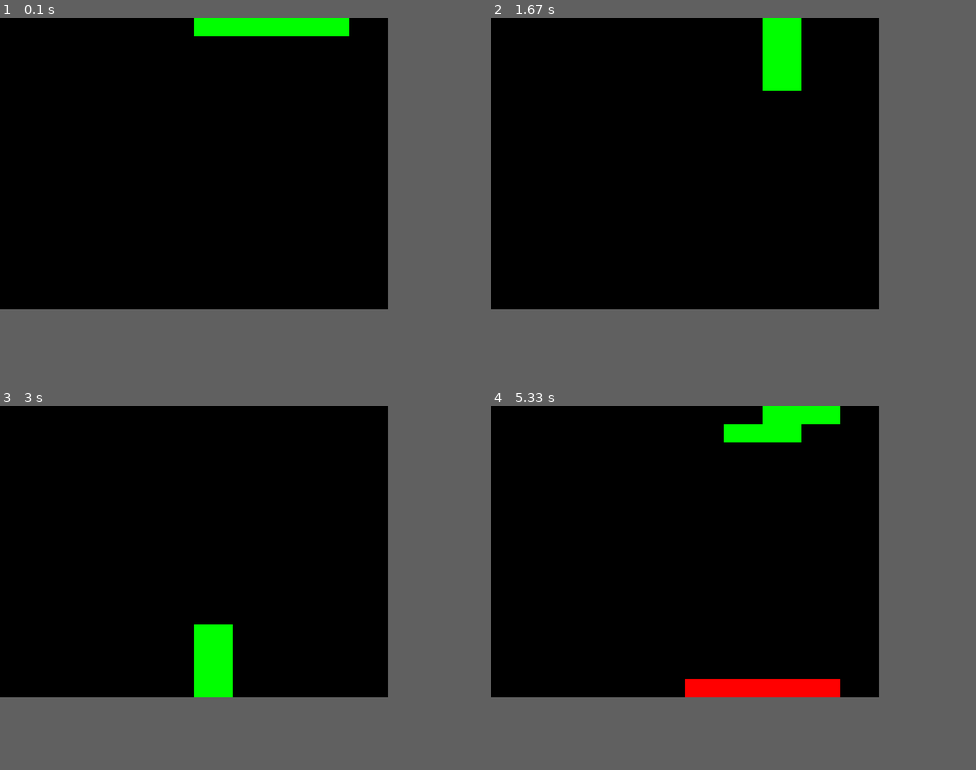
Above: before the commit, frames 1-4 (two rows, left to right).
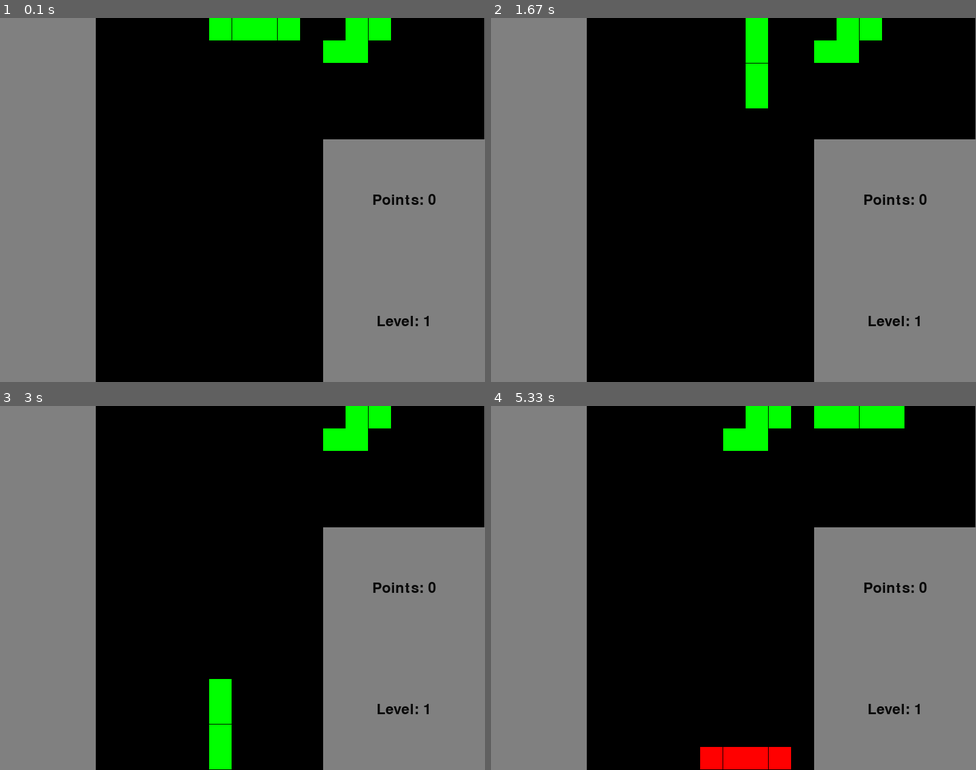
Above: after the commit, the same moments.

Repository: gaspa/pygame-tetris
Game: pygame game, started from main.py
The game is run twice, just before and just after one commit, with the same random seed, the same clock (stepped at 60 frames per second) and the same inputs.
Inputs:
- Up to frame 1 (0.1 s): no input
- Up to frame 2 (1.67 s): hold Right 0.33-0.8 s; hold Up 0.83-1.13 s; hold Right 1.17-1.63 s
- Up to frame 3 (3 s): hold Left 1.67-2.2 s; hold Down 2.23-2.53 s; hold Left 2.57-2.97 s
- Up to frame 4 (5.33 s): hold Up 3-3.37 s; hold Right 3.4-4.03 s; hold Down 4.07-4.43 s; hold Left 4.47-4.93 s; tap Space at 4.97 s; hold Right from 5.3 s (still down)
The window is 640x480 before the commit and 800x600 after it. Grey fills any space a smaller window leaves; there, only what the larger window draws over its background counts as a difference.

The runs differ from the first frame. In frame 1, 40% of the frame differs, in the area x 0-100%, y 0-100%; in frame 2, 42%; in frame 3, 41%; in frame 4, 41%.

Commit message:
fix square ratio. Add graphics for points, level and next piece.

Diff:
--- a/tetris/interface.py
+++ b/tetris/interface.py
@@ -6,8 +6,9 @@
 from tetris.models import Board
 
 # globals:
-(screen_width, screen_height) = screen_size = (640, 480)
+(screen_width, screen_height) = screen_size = (800, 600)
 white = (255, 255, 255)
+gray = (128, 128, 128)
 black = (0, 0, 0)
 red = (255, 0, 0)
 green = (0, 255, 0)
@@ -25,21 +26,51 @@
         pygame.time.set_timer(pygame.USEREVENT, 1000)
         self.screen = pygame.display.set_mode(screen_size)
         self.screen.fill(black)
+        self.font = pygame.font.Font(None, 36)
+
+    def _calculate_component_positions(self):
+        available_width = screen_width * 2 // 3
+        block_size_w = available_width / self.board.cols
+        block_size_h = screen_height / self.board.rows
+        if block_size_w > block_size_h:
+            # w is wider
+            self.block_size = (block_size_h, block_size_h)
+        else:
+            self.block_size = (block_size_w, block_size_w)
+        board_size = (self.block_size[0] * self.board.cols,
+                      self.block_size[1] * self.board.rows)
+        self.board_surface = pygame.Surface(board_size)
+        board_position = (available_width - board_size[0], 0)
+        self.board_rect = pygame.Rect(board_position, board_size)
+        ##
+        side_labels_size = (screen_width // 3, screen_height // 3)
+        next_piece_position = (available_width, 0)
+        self.next_piece_surface = pygame.Surface(side_labels_size)
+        self.next_piece_rect = pygame.Rect(next_piece_position, side_labels_size)
+        ##
+        points_position = (available_width, screen_height // 3)
+        self.points_surface = pygame.Surface(side_labels_size)
+        self.points_rect = pygame.Rect(points_position, side_labels_size)
+        ##
+        level_position = (available_width, screen_height * 2 // 3)
+        self.level_surface = pygame.Surface(side_labels_size)
+        self.level_rect = pygame.Rect(level_position, side_labels_size)
 
     def draw_board(self):
-        (block_width, block_height) = block_size = (screen_width / self.board.cols, screen_height / self.board.rows)
-        block_surface = pygame.Surface(block_size)
+        (block_width, block_height) = self.block_size
+        block_surface = pygame.Surface(self.block_size)
+        self.board_surface.fill(black)
 
         for row_number, row in enumerate(self.board.landed):
             for col_number, landed in enumerate(row):
                 # print(f"in {row_number}-{col_number} landed is {landed}")
                 position = (block_width * col_number, block_height * row_number)
-                block_rect = pygame.Rect(position, block_size)
+                block_rect = pygame.Rect(position, self.block_size)
                 if landed:
                     block_surface.fill(red)
                 else:
                     block_surface.fill(black)
-                self.screen.blit(block_surface, block_rect)
+                self.board_surface.blit(block_surface, block_rect)
 
         for piece in self.board.pieces:
             for row_number, piece_rows in enumerate(piece.shape):
@@ -47,12 +78,43 @@
                     row = piece.row + row_number
                     column = piece.column + column_number
                     position = (block_width * column, block_height * row)
-                    block_rect = pygame.Rect(position, block_size)
+                    block_rect = pygame.Rect(position, self.block_size)
                     if piece_value:
                         block_surface.fill(green)
-                        self.screen.blit(block_surface, block_rect)
+                        self.board_surface.blit(block_surface, block_rect)
+        # next_piece:
+        self.next_piece_surface.fill(black)
+        for row_number, piece_rows in enumerate(self.board.next_piece.shape):
+            for column_number, piece_value in enumerate(piece_rows):
+                row = self.board.next_piece.row + row_number
+                column = self.board.next_piece.column + column_number
+                position = (block_width * column, block_height * row)
+                block_rect = pygame.Rect(position, self.block_size)
+                if piece_value:
+                    block_surface.fill(green)
+                    self.next_piece_surface.blit(block_surface, block_rect)
+
+        # points
+        self.points_surface.fill(gray)
+        text = self.font.render(f'Points: {self.board.points}', 1, (10, 10, 10))
+        textpos = text.get_rect(centerx=self.points_surface.get_width() / 2,
+                                centery=self.level_surface.get_height() / 2)
+        self.points_surface.blit(text, textpos)
+        # level
+        self.level_surface.fill(gray)
+        text = self.font.render(f'Level: {self.board.level}', 1, (10, 10, 10))
+        textpos = text.get_rect(centerx=self.level_surface.get_width() / 2,
+                                centery=self.level_surface.get_height() / 2)
+        self.level_surface.blit(text, textpos)
+
+        self.screen.blit(self.board_surface, self.board_rect)
+        self.screen.blit(self.next_piece_surface, self.next_piece_rect)
+        self.screen.blit(self.points_surface, self.points_rect)
+        self.screen.blit(self.level_surface, self.level_rect)
 
     def run_tetris(self):
+        self._calculate_component_positions()
+
         while 1:
             self.clock.tick(30)
             for event in pygame.event.get():
@@ -73,7 +135,7 @@
                     if event.key == pygame.K_DOWN:
                         self.board.drop_piece()
 
-            self.screen.fill(black)
+            self.screen.fill(gray)
             # draw the board:
             self.draw_board()
 
--- a/tetris/models.py
+++ b/tetris/models.py
@@ -53,11 +53,15 @@
         self.pieces = []
         self.started = False
         self.game_over = False
+        self.points = 0
+        self.level = 1
+        self.next_piece = Piece()
 
     def add_piece(self):
-        piece = Piece()
+        piece = self.next_piece
         piece.position = (0, Board.cols // 2)
         self.pieces.append(piece)
+        self.next_piece = Piece()
 
     def move_piece_left(self):
         for piece in self.pieces:
